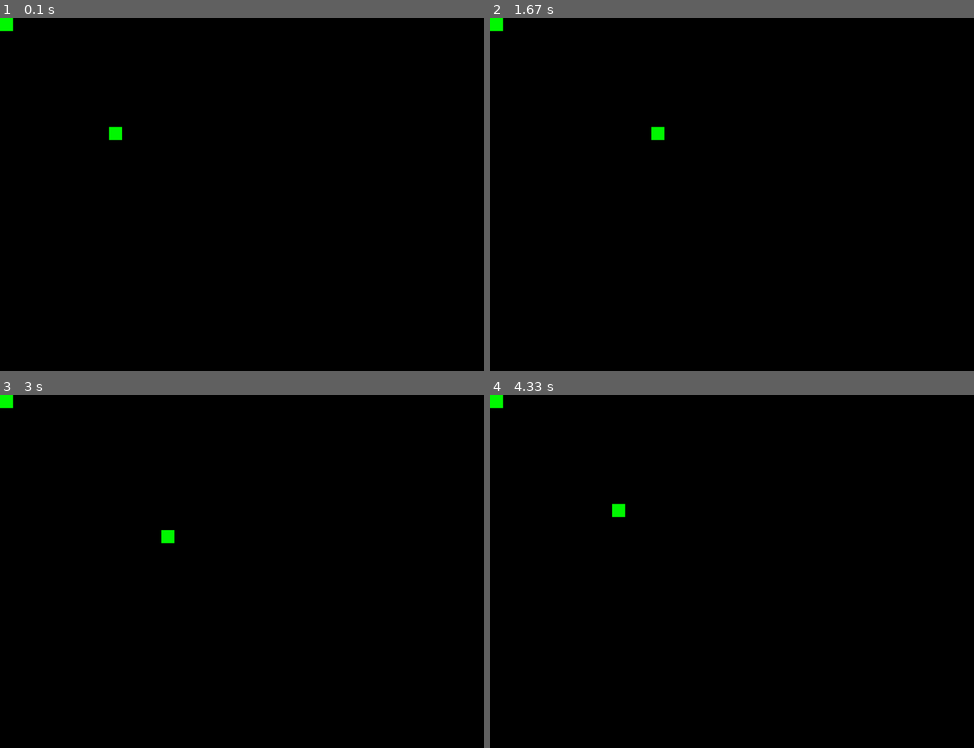
Above: before the commit, frames 1-4 (two rows, left to right).
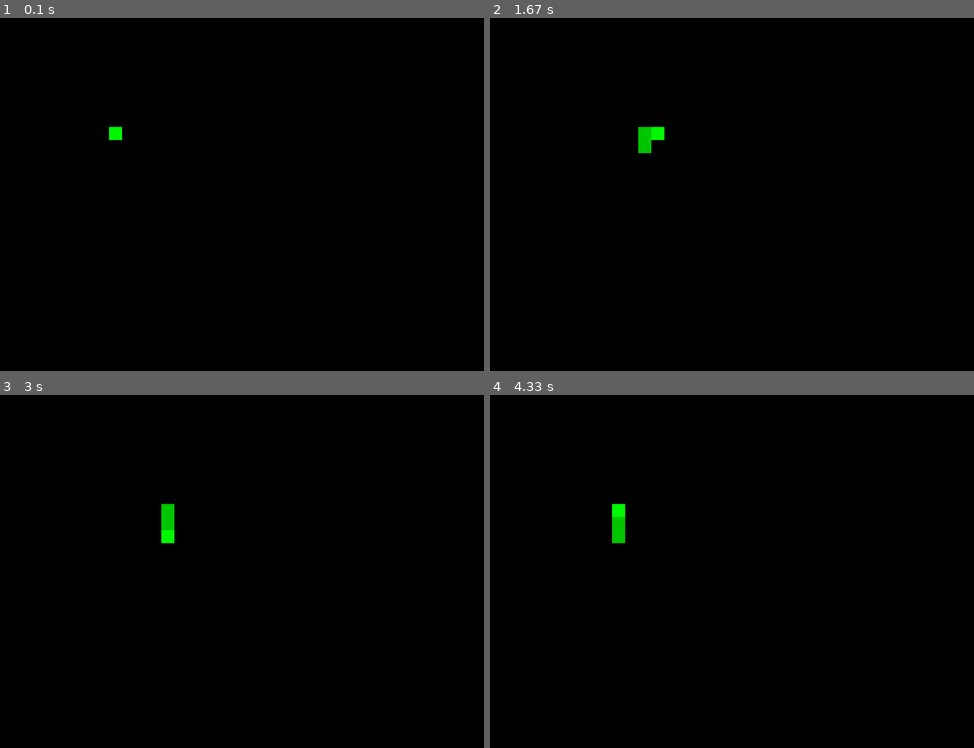
Above: after the commit, the same moments.

Repository: David-cantCode/snake-pygame
Game: pygame game, started from main.py
The game is run twice, just before and just after one commit, with the same random seed, the same clock (stepped at 60 frames per second) and the same inputs.
Inputs:
- Up to frame 1 (0.1 s): no input
- Up to frame 2 (1.67 s): hold D 0.33-0.8 s; hold W 0.83-1.27 s; hold D from 1.3 s (still down)
- Up to frame 3 (3 s): release D at 1.8 s; hold A 1.83-2.37 s; hold S 2.4-2.95 s; hold A from 2.98 s (still down)
- Up to frame 4 (4.33 s): release A at 3.53 s; hold W 3.57-4.12 s; hold D from 4.15 s (still down)

The runs differ from the first frame. In frame 1, 0.1% of the frame differs, in the area x 0-3%, y 0-4%; in frame 2, 0.3%; in frame 3, 0.3%; in frame 4, 0.3%, in the area x 0-28%, y 0-43%.

Commit message:
player works and he has a tail yay

Diff:
--- a/main.py
+++ b/main.py
@@ -14,7 +14,7 @@
 
 
 class Player:
-    def __init__(self, position, direction, last_position, size, body_positions):
+    def __init__(self, position, direction, last_position, size):
 
         #idea for movement:
             #store head pos in position
@@ -25,7 +25,7 @@
         self.direction = list(direction)  #gotta conv to list bc you cant assign values to tuples which is dumb
         self.last_position = last_position
         self.size = size
-        self.body_positions = body_positions
+        self.body_positions = []
 
 
 
@@ -47,28 +47,20 @@
 
 
 
-
     #update head pos
 
-        self.last_posisiton = self.last_position
+        prev_position = self.position.copy()
                                              #* tile size to lock to map
         self.position[0] += self.direction[0] * settings.sqaure_size
         self.position[1] += self.direction[1] * settings.sqaure_size
 
 
+
     #update body
-        if self.size != 1:
-            self.body_positions = self.last_posisitons
-
-        for pos in self.body_positions:
-            i = 1
-            if self.size == 1: break
-
-            self.body_positions[i] = self.body_positions[i - 1]
-
-            if self.size < i: break
-
-            i += 1
+        if self.size > 1:
+            self.body_positions.insert(0, prev_position)  # add old head
+            if len(self.body_positions) > self.size - 1:  # trim tail
+                self.body_positions.pop()
 
 
 
@@ -84,9 +76,7 @@
         #draw body
 
         for body in self.body_positions:
-            i = 0
-            py.draw.rect(screen, (0,250,0), (self.body_positions[i], self.body_positions[i], settings.sqaure_size, settings.sqaure_size))
-            i +=  1
+            py.draw.rect(screen, (0, 200, 0),(body[0], body[1],settings.sqaure_size, settings.sqaure_size))
 
         print(f" Pos: {self.position[0]} , {self.position[1]}")
         print(f" Dir : {self.direction[0]} , {self.direction[1]}")
@@ -98,7 +88,7 @@
 
 
 
-player = Player((250,250), (0,1), [0], 1, [0] )
+player = Player((250,250), (0,1), [0], 3)
 
 
 
